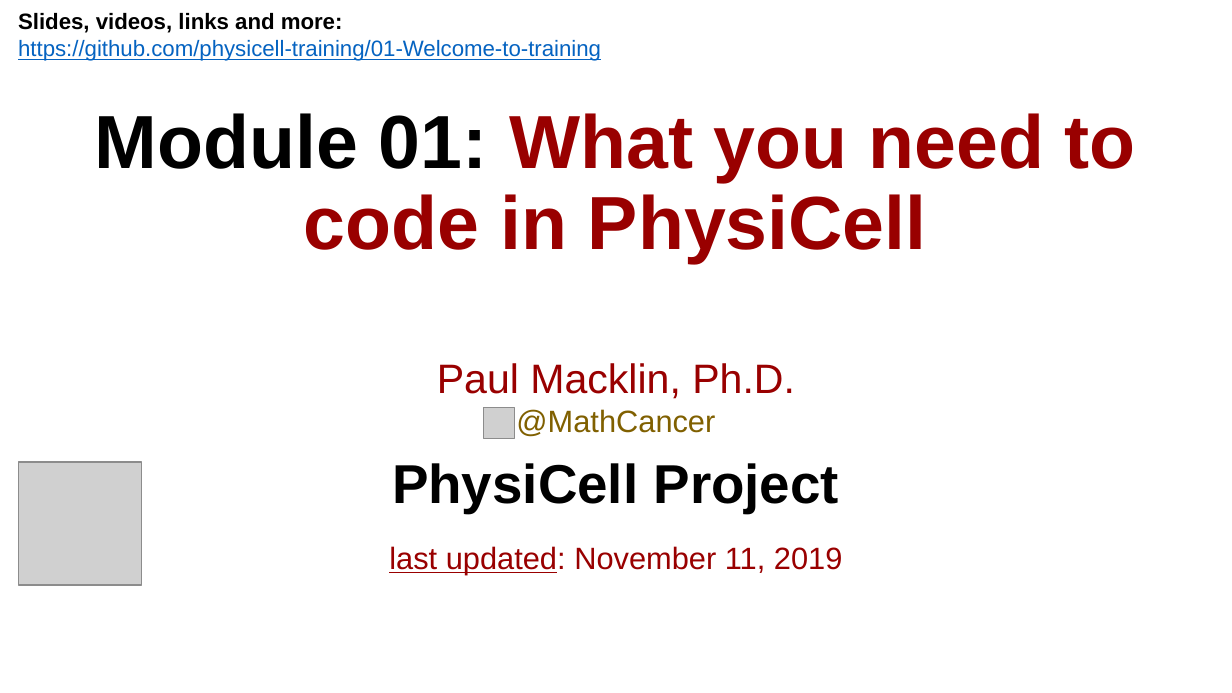
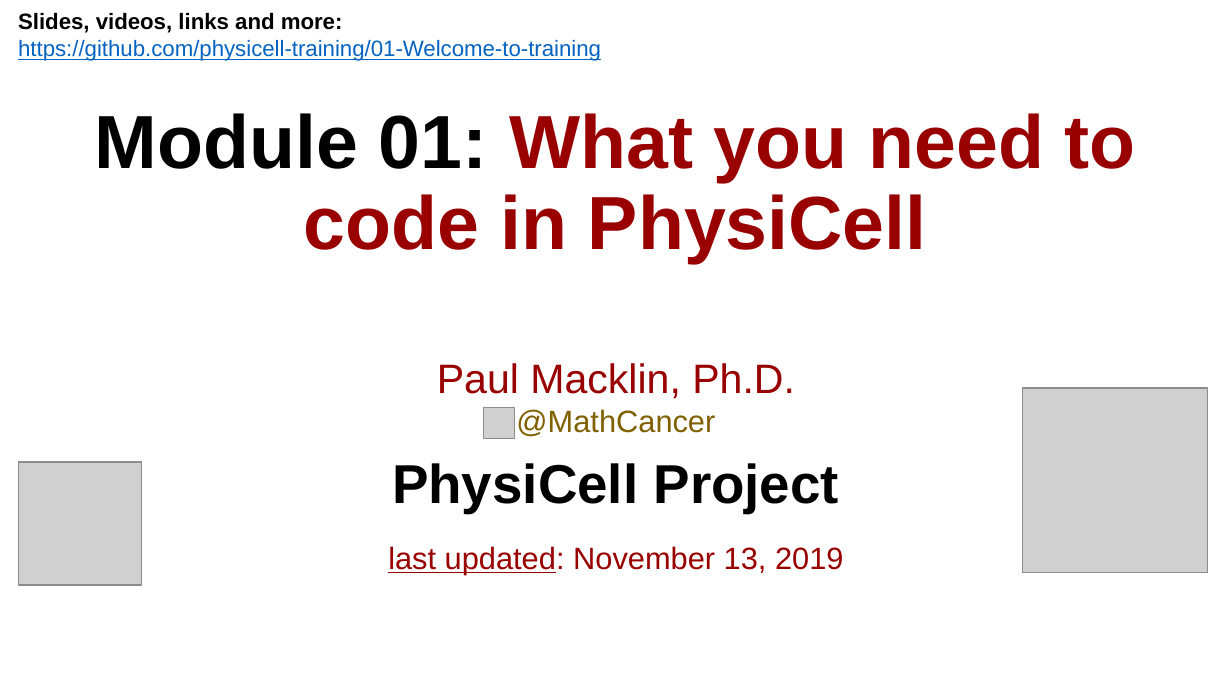
Before and after one commit to physicell-training/00-What-you-need, a slide deck: slide 1 of pptx_source/01-What-you-need.pptx. Drawn at 1232x693 pixels with LibreOffice and Linux fonts; fonts in the diff are those of the drawing; grey boxes stand for pictures; background and template pictures are left out. Boxes give left, top, right and bottom in pixels: in the first picture for what was removed or moved away, otherwise in the second. Text is boxed around its words. In the diff, an @@ line names an element or a change of style, - is before the commit and + after.

```diff
--- a/pptx_source/01-What-you-need.pptx
+++ b/pptx_source/01-What-you-need.pptx
@@ picture added at (1023,388,1207,573) @@
@@ text at (388,546,843,574): text changed @@
-last updated: November 11, 2019
+last updated: November 13, 2019
```
Also in this commit, not shown: 1 other slide changed, 1 other file.
